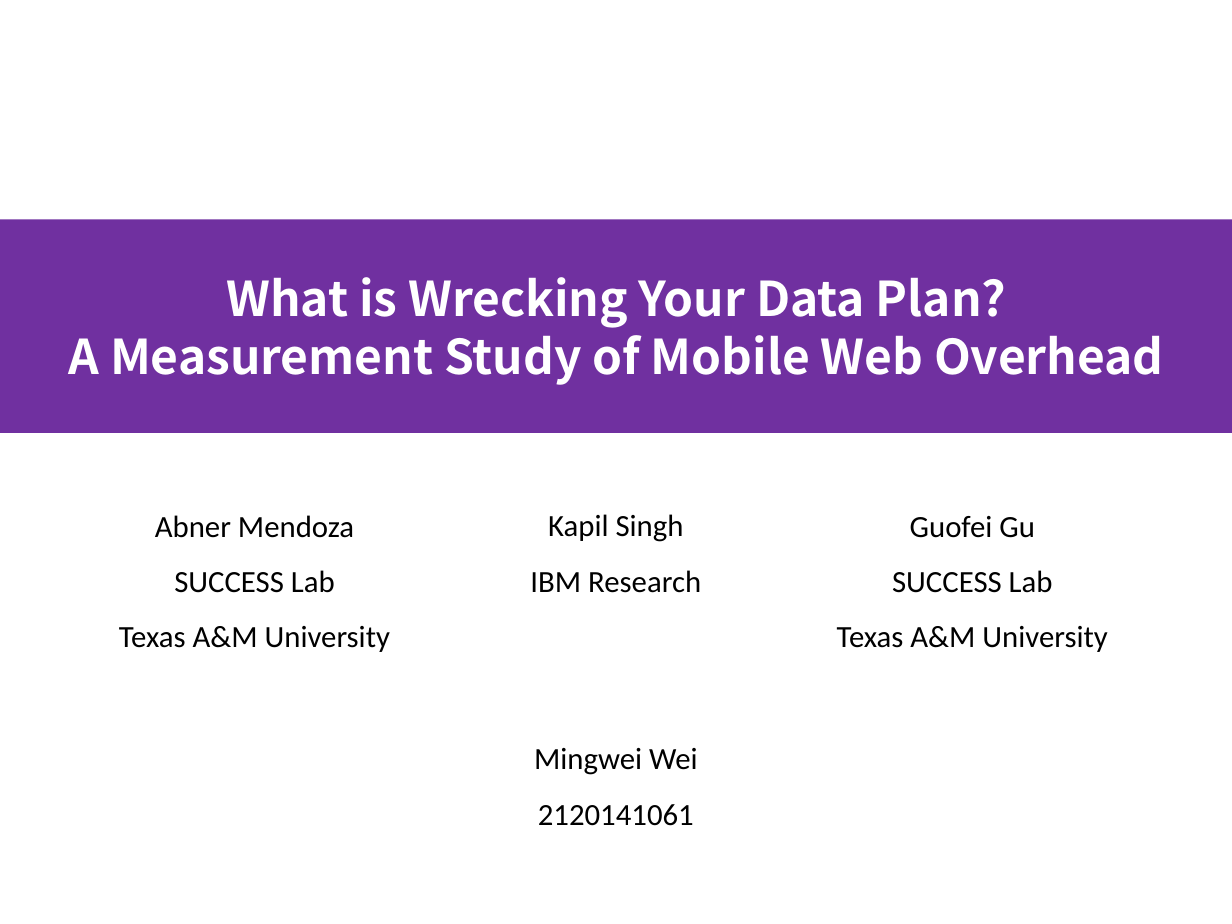
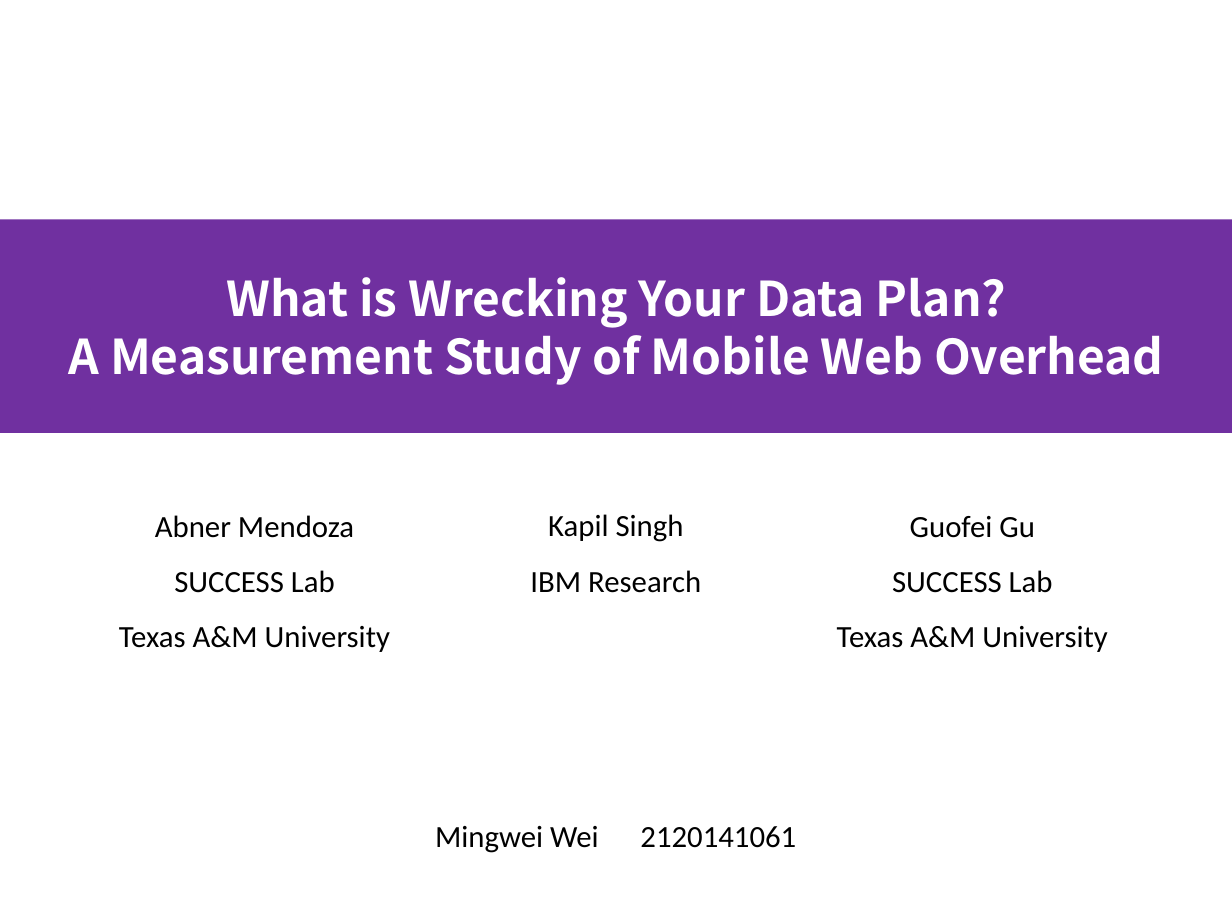
Before and after one commit to saxon17/Presentation, a slide deck: slide 1 of Mingwei_Wireless Network.ppt. Drawn at 1232x924 pixels with LibreOffice and Linux fonts; fonts in the diff are those of the drawing. Boxes give left, top, right and bottom in pixels: in the first picture for what was removed or moved away, otherwise in the second. Text is boxed around its words. In the diff, an @@ line names an element or a change of style, - is before the commit and + after.

Commit message:
Update Mingwei_Wireless Network

```diff
--- a/Mingwei_Wireless Network.ppt
+++ b/Mingwei_Wireless Network.ppt
@@ text at (435, 826, 796, 853): text changed @@
-Mingwei Wei
-2120141061
+Mingwei Wei 2120141061
```
